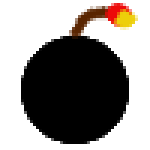
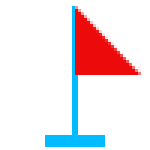
Layer changes from the first 150×150 image to the second:
added layer "flaga" above "Tło" over (45, 6, 141, 147)
hid "Tło" over (21, 3, 138, 144)
